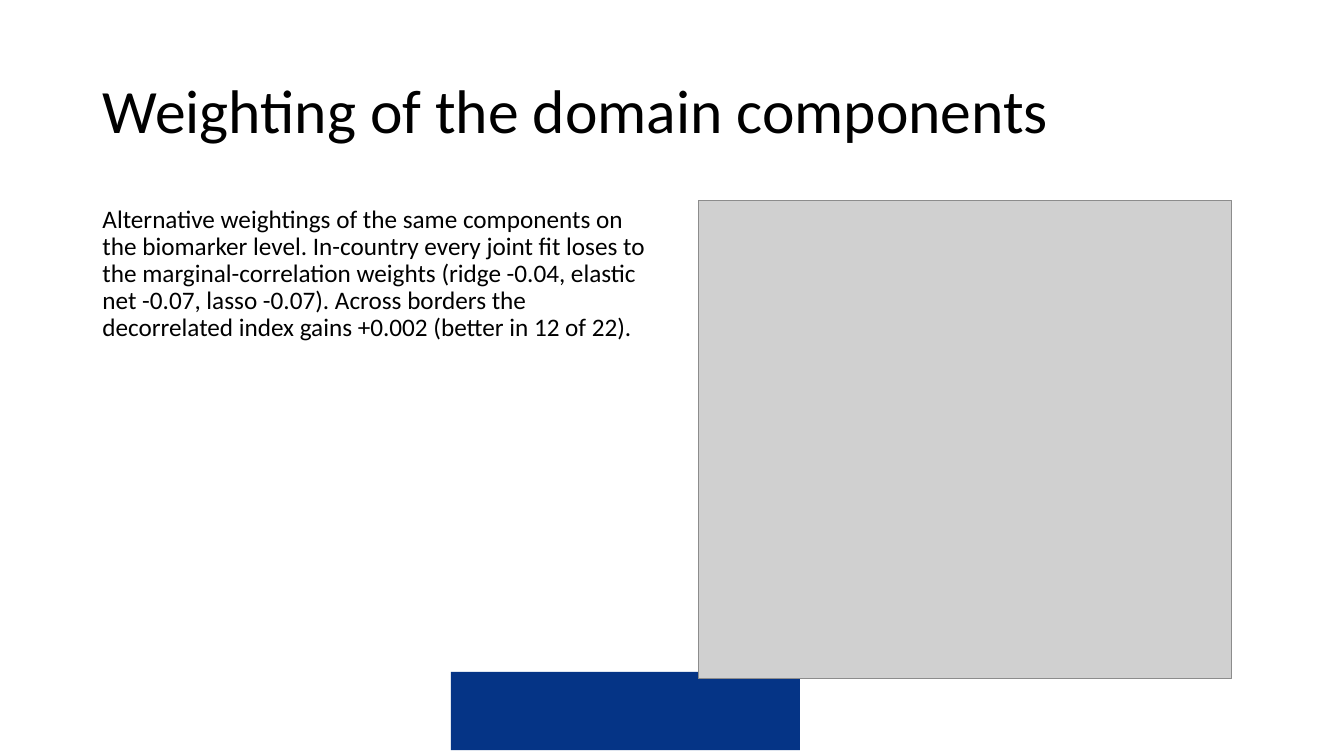
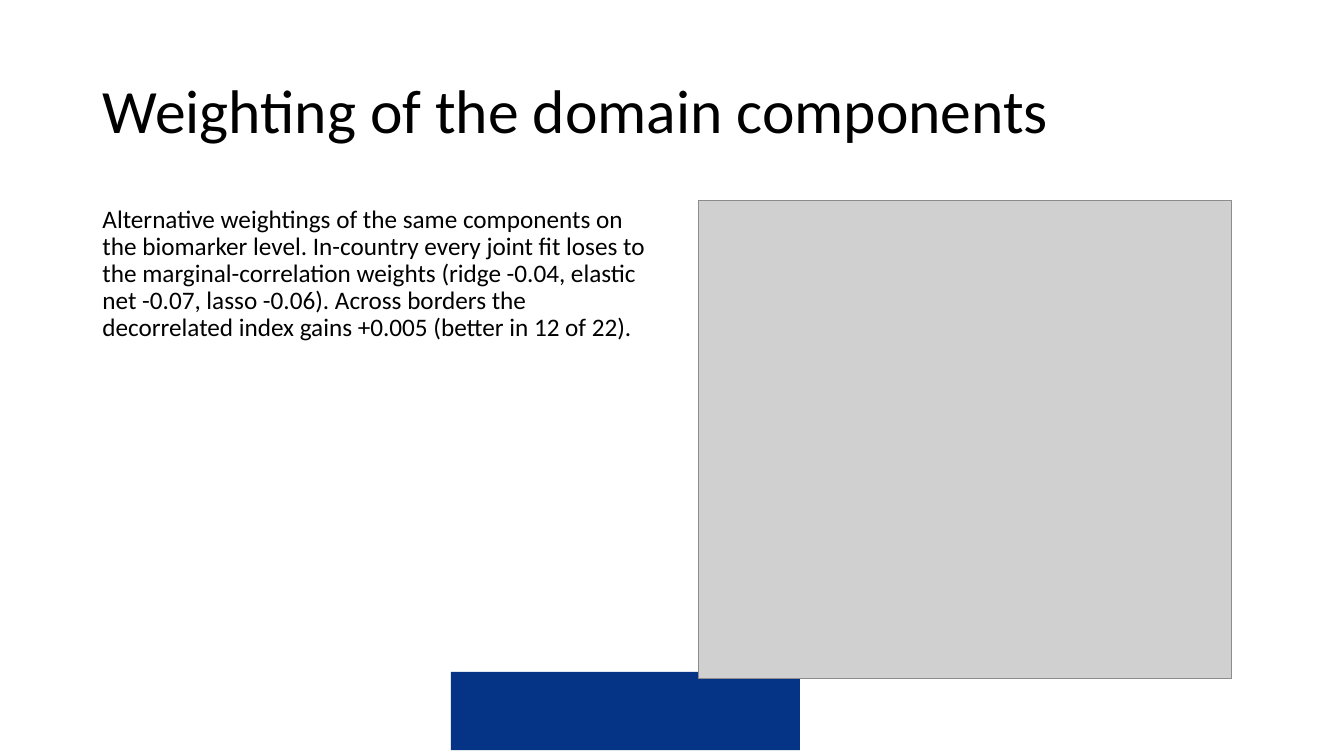
Before and after one commit to amertens/mn-prediction, a slide deck: slide 67 of docs/slides/MN-proxy-full-talk-2026-09.pptx. Drawn at 1344x756 pixels with LibreOffice and Linux fonts; fonts in the diff are those of the drawing; grey boxes stand for pictures; background and template pictures are left out. Boxes give left, top, right and bottom in pixels: in the first picture for what was removed or moved away, otherwise in the second. Text is boxed around its words. In the diff, an @@ line names an element or a change of style, - is before the commit and + after.

```diff
--- a/docs/slides/MN-proxy-full-talk-2026-09.pptx
+++ b/docs/slides/MN-proxy-full-talk-2026-09.pptx
@@ text at box(102, 210, 644, 341): text changed @@
-Alternative weightings of the same components on the biomarker level. In-country every joint fit loses to the marginal-correlation weights (ridge -0.04, elastic net -0.07, lasso -0.07). Across borders the decorrelated index gains +0.002 (better in 12 of 22).
+Alternative weightings of the same components on the biomarker level. In-country every joint fit loses to the marginal-correlation weights (ridge -0.04, elastic net -0.07, lasso -0.06). Across borders the decorrelated index gains +0.005 (better in 12 of 22).
```
Also in this commit, not shown: 5 other slides changed, 3 other files.
